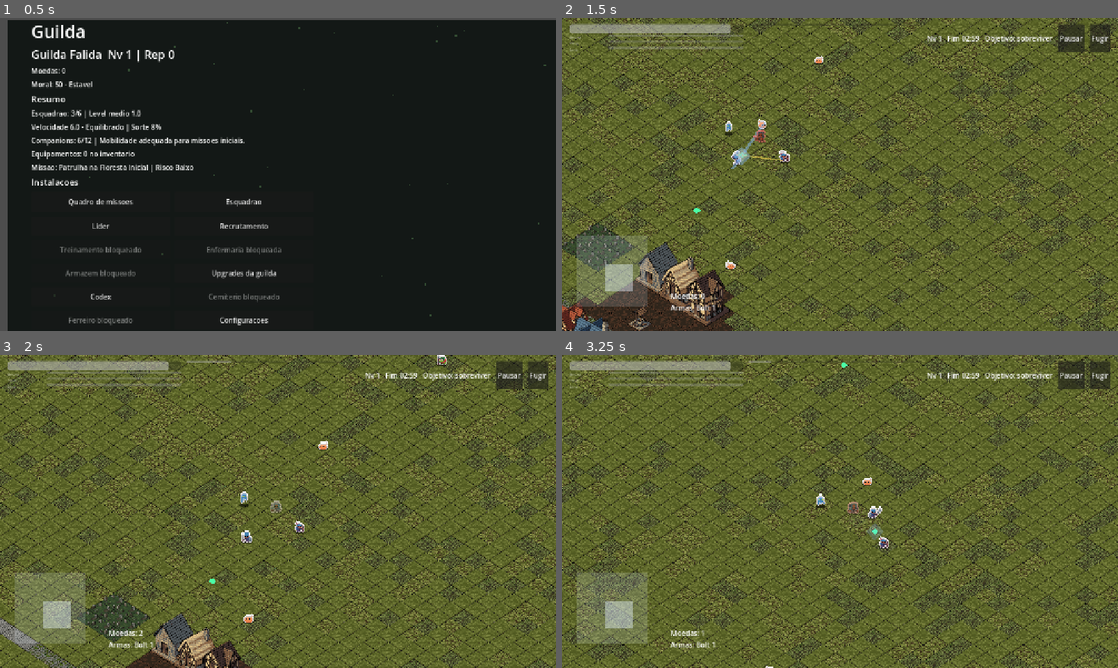
Above: before the commit, frames 1-4 (two rows, left to right).
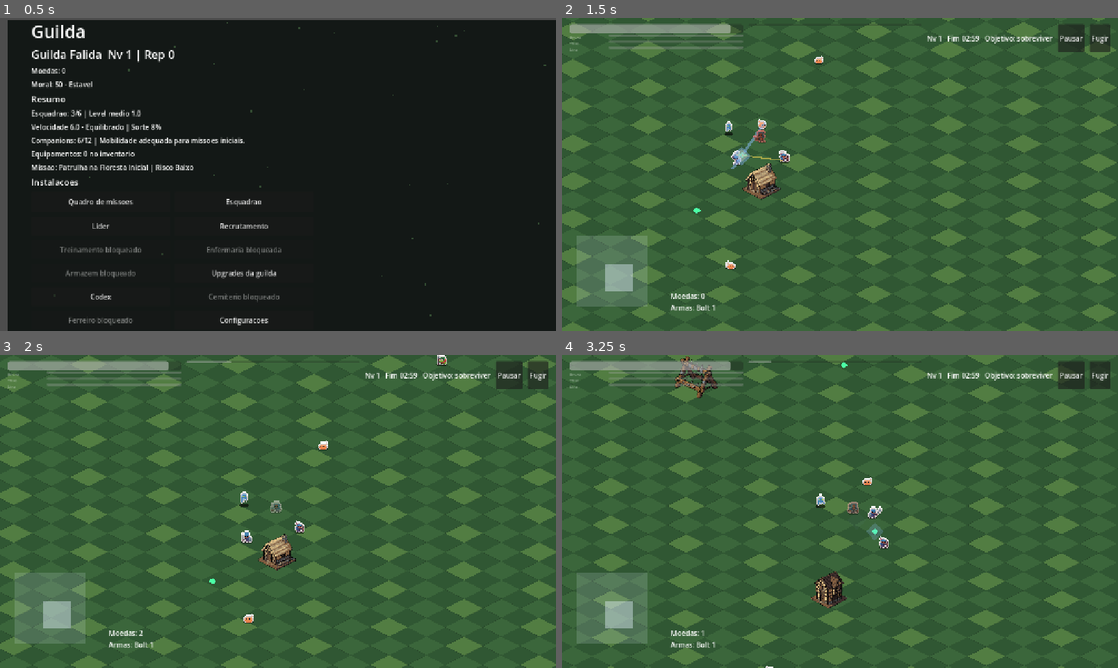
Above: after the commit, the same moments.

Repository: mspandrade/godot-ecos-do-prisma
Game: Godot game, scene res://scenes/ui/GuildScene.tscn
The game is run twice, just before and just after one commit, with the same random seed, the same clock (stepped at 60 frames per second) and the same inputs.
Inputs:
- Up to frame 1 (0.5 s): no input
- Up to frame 2 (1.5 s): click "Quadro de missoes" at 0.5 s; click "Iniciar" at 1.25 s
- Up to frame 3 (2 s): no input
- Up to frame 4 (3.25 s): click "Pausar" at 2 s; click "Reiniciar" at 2.75 s

Frame 1 is identical in both runs. In frame 2, 91% of the frame differs, in the area x 0-100%, y 0-100%; in frame 3, 90%; in frame 4, 91%.

Commit message:
Add defense contract and dedicated zone maps

Diff:
--- a/scenes/Game.tscn
+++ b/scenes/Game.tscn
@@ -221,7 +221,10 @@
 projectile_scene = ExtResource("8")
 xp_orb_scene = ExtResource("9")
 
+[node name="MapContainer" type="Node2D" parent="."]
+
 [node name="WorldFloor" type="Node2D" parent="." unique_id=75694263]
+visible = false
 y_sort_enabled = true
 
 [node name="TileMapLayer" type="TileMapLayer" parent="WorldFloor" unique_id=460717824]
--- /dev/null
+++ b/scenes/maps/AncientRuinsMap.tscn
@@ -0,0 +1,31 @@
+[gd_scene load_steps=5 format=3]
+
+[ext_resource type="Script" path="res://scripts/game/zone_map.gd" id="1"]
+[ext_resource type="Texture2D" path="res://assets/tiles/objects/_combined_sources/castle_00.png" id="2"]
+[ext_resource type="Texture2D" path="res://assets/tiles/objects/_combined_sources/castle_02.png" id="3"]
+[ext_resource type="Texture2D" path="res://assets/tiles/objects/obstacles/obstacle_02.png" id="4"]
+
+[node name="AncientRuinsMap" type="Node2D"]
+script = ExtResource("1")
+ground_color = Color(0.31, 0.3, 0.25, 1)
+alternate_color = Color(0.36, 0.35, 0.29, 1)
+detail_color = Color(0.46, 0.43, 0.33, 1)
+ambient_color = Color(0.11, 0.1, 0.09, 1)
+accent_stride = 9
+
+[node name="RuinWest" type="Sprite2D" parent="."]
+position = Vector2(-730, -200)
+texture = ExtResource("2")
+scale = Vector2(0.9, 0.9)
+z_index = 4
+
+[node name="RuinEast" type="Sprite2D" parent="."]
+position = Vector2(690, 150)
+texture = ExtResource("3")
+scale = Vector2(0.88, 0.88)
+z_index = 4
+
+[node name="BrokenMarker" type="Sprite2D" parent="."]
+position = Vector2(230, -440)
+texture = ExtResource("4")
+z_index = 3
--- /dev/null
+++ b/scenes/maps/CursedGraveyardMap.tscn
@@ -0,0 +1,32 @@
+[gd_scene load_steps=4 format=3]
+
+[ext_resource type="Script" path="res://scripts/game/zone_map.gd" id="1"]
+[ext_resource type="Texture2D" path="res://assets/tiles/objects/back/castles/castle_back_01.png" id="2"]
+[ext_resource type="Texture2D" path="res://assets/tiles/objects/obstacles/obstacle_02.png" id="3"]
+
+[node name="CursedGraveyardMap" type="Node2D"]
+script = ExtResource("1")
+ground_color = Color(0.2, 0.22, 0.23, 1)
+alternate_color = Color(0.25, 0.26, 0.27, 1)
+detail_color = Color(0.34, 0.32, 0.37, 1)
+ambient_color = Color(0.07, 0.07, 0.1, 1)
+accent_stride = 7
+
+[node name="Chapel" type="Sprite2D" parent="."]
+position = Vector2(-690, -260)
+texture = ExtResource("2")
+scale = Vector2(0.92, 0.92)
+modulate = Color(0.78, 0.8, 0.92, 1)
+z_index = 4
+
+[node name="TombEast" type="Sprite2D" parent="."]
+position = Vector2(650, 170)
+texture = ExtResource("3")
+modulate = Color(0.78, 0.8, 0.9, 1)
+z_index = 4
+
+[node name="TombSouth" type="Sprite2D" parent="."]
+position = Vector2(-290, 470)
+texture = ExtResource("3")
+modulate = Color(0.7, 0.72, 0.85, 1)
+z_index = 4
--- /dev/null
+++ b/scenes/maps/DemonGateMap.tscn
@@ -0,0 +1,25 @@
+[gd_scene load_steps=4 format=3]
+
+[ext_resource type="Script" path="res://scripts/game/zone_map.gd" id="1"]
+[ext_resource type="Texture2D" path="res://assets/tiles/objects/_combined_sources/castle_01.png" id="2"]
+[ext_resource type="Texture2D" path="res://assets/tiles/objects/obstacles/obstacle_01.png" id="3"]
+
+[node name="DemonGateMap" type="Node2D"]
+script = ExtResource("1")
+ground_color = Color(0.28, 0.13, 0.12, 1)
+alternate_color = Color(0.34, 0.16, 0.13, 1)
+detail_color = Color(0.53, 0.22, 0.14, 1)
+ambient_color = Color(0.1, 0.04, 0.05, 1)
+accent_stride = 6
+
+[node name="GateWest" type="Sprite2D" parent="."]
+position = Vector2(-720, -230)
+texture = ExtResource("2")
+modulate = Color(0.85, 0.48, 0.4, 1)
+z_index = 4
+
+[node name="AshEast" type="Sprite2D" parent="."]
+position = Vector2(720, 190)
+texture = ExtResource("3")
+modulate = Color(0.94, 0.42, 0.23, 1)
+z_index = 4
--- /dev/null
+++ b/scenes/maps/DemonKeepMap.tscn
@@ -0,0 +1,27 @@
+[gd_scene load_steps=4 format=3]
+
+[ext_resource type="Script" path="res://scripts/game/zone_map.gd" id="1"]
+[ext_resource type="Texture2D" path="res://assets/tiles/objects/_combined_sources/castle_00.png" id="2"]
+[ext_resource type="Texture2D" path="res://assets/tiles/objects/_combined_sources/castle_03.png" id="3"]
+
+[node name="DemonKeepMap" type="Node2D"]
+script = ExtResource("1")
+ground_color = Color(0.16, 0.12, 0.15, 1)
+alternate_color = Color(0.22, 0.14, 0.18, 1)
+detail_color = Color(0.39, 0.18, 0.2, 1)
+ambient_color = Color(0.05, 0.03, 0.05, 1)
+accent_stride = 8
+
+[node name="FortressWest" type="Sprite2D" parent="."]
+position = Vector2(-770, -215)
+texture = ExtResource("2")
+modulate = Color(0.74, 0.46, 0.54, 1)
+scale = Vector2(1.05, 1.05)
+z_index = 4
+
+[node name="FortressEast" type="Sprite2D" parent="."]
+position = Vector2(730, 155)
+texture = ExtResource("3")
+modulate = Color(0.76, 0.42, 0.46, 1)
+scale = Vector2(1.02, 1.02)
+z_index = 4
--- /dev/null
+++ b/scenes/maps/DemonThroneMap.tscn
@@ -0,0 +1,32 @@
+[gd_scene load_steps=4 format=3]
+
+[ext_resource type="Script" path="res://scripts/game/zone_map.gd" id="1"]
+[ext_resource type="Texture2D" path="res://assets/tiles/objects/back/castles/castle_back_03.png" id="2"]
+[ext_resource type="Texture2D" path="res://assets/tiles/objects/_combined_sources/castle_02.png" id="3"]
+
+[node name="DemonThroneMap" type="Node2D"]
+script = ExtResource("1")
+ground_color = Color(0.12, 0.08, 0.11, 1)
+alternate_color = Color(0.19, 0.09, 0.14, 1)
+detail_color = Color(0.48, 0.1, 0.19, 1)
+ambient_color = Color(0.03, 0.02, 0.04, 1)
+accent_stride = 5
+
+[node name="ThroneBackdrop" type="Sprite2D" parent="."]
+position = Vector2(0, -520)
+texture = ExtResource("2")
+modulate = Color(0.82, 0.28, 0.38, 1)
+scale = Vector2(1.2, 1.2)
+z_index = 4
+
+[node name="PillarWest" type="Sprite2D" parent="."]
+position = Vector2(-700, -60)
+texture = ExtResource("3")
+modulate = Color(0.64, 0.2, 0.31, 1)
+z_index = 4
+
+[node name="PillarEast" type="Sprite2D" parent="."]
+position = Vector2(700, 100)
+texture = ExtResource("3")
+modulate = Color(0.64, 0.2, 0.31, 1)
+z_index = 4
--- /dev/null
+++ b/scenes/maps/InitialForestMap.tscn
@@ -0,0 +1,31 @@
+[gd_scene load_steps=5 format=3]
+
+[ext_resource type="Script" path="res://scripts/game/zone_map.gd" id="1"]
+[ext_resource type="Texture2D" path="res://assets/tiles/objects/village/village_house_00.png" id="2"]
+[ext_resource type="Texture2D" path="res://assets/tiles/objects/village/village_house_02.png" id="3"]
+[ext_resource type="Texture2D" path="res://assets/tiles/objects/obstacles/obstacle_00.png" id="4"]
+
+[node name="InitialForestMap" type="Node2D"]
+script = ExtResource("1")
+ground_color = Color(0.19, 0.34, 0.2, 1)
+alternate_color = Color(0.23, 0.4, 0.23, 1)
+detail_color = Color(0.32, 0.49, 0.26, 1)
+ambient_color = Color(0.08, 0.14, 0.1, 1)
+accent_stride = 8
+
+[node name="VillageHouseWest" type="Sprite2D" parent="."]
+position = Vector2(-670, -190)
+texture = ExtResource("2")
+scale = Vector2(0.8, 0.8)
+z_index = 4
+
+[node name="VillageHouseEast" type="Sprite2D" parent="."]
+position = Vector2(750, 215)
+texture = ExtResource("3")
+scale = Vector2(0.78, 0.78)
+z_index = 4
+
+[node name="ForestStone" type="Sprite2D" parent="."]
+position = Vector2(410, -330)
+texture = ExtResource("4")
+z_index = 3
--- /dev/null
+++ b/scenes/maps/PoisonSwampMap.tscn
@@ -0,0 +1,31 @@
+[gd_scene load_steps=4 format=3]
+
+[ext_resource type="Script" path="res://scripts/game/zone_map.gd" id="1"]
+[ext_resource type="Texture2D" path="res://assets/tiles/objects/obstacles/obstacle_00.png" id="2"]
+[ext_resource type="Texture2D" path="res://assets/tiles/objects/obstacles/obstacle_03.png" id="3"]
+
+[node name="PoisonSwampMap" type="Node2D"]
+script = ExtResource("1")
+ground_color = Color(0.18, 0.27, 0.17, 1)
+alternate_color = Color(0.25, 0.33, 0.17, 1)
+detail_color = Color(0.39, 0.45, 0.16, 1)
+ambient_color = Color(0.07, 0.11, 0.08, 1)
+accent_stride = 5
+
+[node name="SwampGrowthWest" type="Sprite2D" parent="."]
+position = Vector2(-650, -170)
+texture = ExtResource("2")
+modulate = Color(0.64, 0.82, 0.48, 1)
+z_index = 4
+
+[node name="SwampGrowthEast" type="Sprite2D" parent="."]
+position = Vector2(760, 240)
+texture = ExtResource("3")
+modulate = Color(0.62, 0.76, 0.4, 1)
+z_index = 4
+
+[node name="SwampGrowthNorth" type="Sprite2D" parent="."]
+position = Vector2(90, -520)
+texture = ExtResource("2")
+modulate = Color(0.72, 0.86, 0.48, 1)
+z_index = 3
--- /dev/null
+++ b/scenes/maps/WolfCaveMap.tscn
@@ -0,0 +1,30 @@
+[gd_scene load_steps=4 format=3]
+
+[ext_resource type="Script" path="res://scripts/game/zone_map.gd" id="1"]
+[ext_resource type="Texture2D" path="res://assets/tiles/objects/obstacles/obstacle_01.png" id="2"]
+[ext_resource type="Texture2D" path="res://assets/tiles/objects/obstacles/obstacle_03.png" id="3"]
+
+[node name="WolfCaveMap" type="Node2D"]
+script = ExtResource("1")
+ground_color = Color(0.17, 0.18, 0.2, 1)
+alternate_color = Color(0.21, 0.22, 0.24, 1)
+detail_color = Color(0.29, 0.3, 0.31, 1)
+ambient_color = Color(0.05, 0.06, 0.08, 1)
+accent_stride = 6
+
+[node name="RockNorth" type="Sprite2D" parent="."]
+position = Vector2(-590, -290)
+texture = ExtResource("2")
+scale = Vector2(1.25, 1.25)
+z_index = 4
+
+[node name="RockEast" type="Sprite2D" parent="."]
+position = Vector2(710, 170)
+texture = ExtResource("3")
+scale = Vector2(1.15, 1.15)
+z_index = 4
+
+[node name="RockSouth" type="Sprite2D" parent="."]
+position = Vector2(-200, 500)
+texture = ExtResource("2")
+z_index = 4
--- a/scripts/core/game_data.gd
+++ b/scripts/core/game_data.gd
@@ -117,6 +117,37 @@
 			"enemy_damage_multiplier": 1.02,
 			"xp_multiplier": 1.08,
 			"coin_multiplier": 1.1
+		}
+	},
+	"initial_forest_defense": {
+		"id": "initial_forest_defense",
+		"name": "Defesa do Marco da Floresta",
+		"zone": "initial_forest",
+		"zone_name": "Floresta Inicial",
+		"recommended_level": 2,
+		"coin_reward": 125,
+		"xp_reward": 48,
+		"reputation_reward": 5,
+		"material_rewards": {"forest_herbs": 3},
+		"equipment_reward_chance": 0.42,
+		"enemies": ["goblins", "slimes agressivos"],
+		"objective": "Proteger o marco da guilda ate a patrulha terminar.",
+		"risk": "Medio",
+		"unlocked": true,
+		"combat": {
+			"objective_type": "defense",
+			"target_defense_health": 160,
+			"duration_seconds": 150.0,
+			"completion_coin_reward": 125,
+			"wave_offset": 1,
+			"spawn_amount_bonus": 2,
+			"spawn_interval_multiplier": 0.9,
+			"boss_interval": 135.0,
+			"enemy_health_multiplier": 1.08,
+			"enemy_speed_multiplier": 1.04,
+			"enemy_damage_multiplier": 1.08,
+			"xp_multiplier": 1.12,
+			"coin_multiplier": 1.14
 		}
 	},
 	"wolf_cave_scout": {
@@ -1376,11 +1407,14 @@
 	var defaults := {
 		"mission_id": str(mission.get("id", selected_mission_id)),
 		"mission_name": str(mission.get("name", "")),
+		"zone_id": str(mission.get("zone", "initial_forest")),
+		"map_scene": get_zone_map_scene_path(str(mission.get("zone", "initial_forest"))),
 		"recommended_level": int(mission.get("recommended_level", 1)),
 		"objective_type": "survive",
 		"target_kills": 0,
 		"target_bosses": 0,
 		"target_resources": 0,
+		"target_defense_health": 0,
 		"duration_seconds": 180.0,
 		"completion_coin_reward": int(mission.get("coin_reward", 0)),
 		"wave_offset": 0,
@@ -1399,6 +1433,24 @@
 		if not profile.has(key):
 			profile[key] = defaults[key]
 	return profile
+
+func get_zone_map_scene_path(zone_id: String) -> String:
+	match zone_id:
+		"wolf_cave":
+			return "res://scenes/maps/WolfCaveMap.tscn"
+		"ancient_ruins":
+			return "res://scenes/maps/AncientRuinsMap.tscn"
+		"poison_swamp":
+			return "res://scenes/maps/PoisonSwampMap.tscn"
+		"cursed_graveyard":
+			return "res://scenes/maps/CursedGraveyardMap.tscn"
+		"demon_gate":
+			return "res://scenes/maps/DemonGateMap.tscn"
+		"demon_keep":
+			return "res://scenes/maps/DemonKeepMap.tscn"
+		"demon_throne":
+			return "res://scenes/maps/DemonThroneMap.tscn"
+	return "res://scenes/maps/InitialForestMap.tscn"
 
 func apply_mission_result(mission_id: String, result_reason: String) -> Dictionary:
 	_ensure_guild_defaults()
--- /dev/null
+++ b/scripts/game/defense_objective.gd
@@ -0,0 +1,71 @@
+extends Node2D
+class_name DefenseObjective
+
+signal health_changed(current: float, maximum: float)
+signal destroyed
+
+@export var max_health := 180.0
+@export var contact_radius := 62.0
+@export var damage_tick_seconds := 0.55
+
+var health := 180.0
+var _damage_tick := 0.0
+
+func _ready() -> void:
+	add_to_group("heroes")
+	health = max_health
+	queue_redraw()
+	health_changed.emit(health, max_health)
+
+func setup(value: float) -> void:
+	max_health = maxf(1.0, value)
+	health = max_health
+	health_changed.emit(health, max_health)
+	queue_redraw()
+
+func _process(delta: float) -> void:
+	if health <= 0.0:
+		return
+	_damage_tick = maxf(0.0, _damage_tick - delta)
+	if _damage_tick > 0.0:
+		return
+	var highest_damage := 0.0
+	for enemy in get_tree().get_nodes_in_group("enemies"):
+		if not is_instance_valid(enemy) or not bool(enemy.get("is_active")):
+			continue
+		if enemy.global_position.distance_to(global_position) <= contact_radius and enemy.has_method("get_contact_damage"):
+			if enemy.has_method("play_attack_animation"):
+				enemy.play_attack_animation()
+			highest_damage = maxf(highest_damage, float(enemy.get_contact_damage()))
+	if highest_damage > 0.0:
+		_damage_tick = damage_tick_seconds
+		take_damage(highest_damage)
+
+func _draw() -> void:
+	var base := Color(0.16, 0.25, 0.34, 0.9)
+	var ward := Color(0.45, 0.8, 1.0, 0.85)
+	var core := Color(0.9, 0.98, 1.0, 0.95)
+	draw_circle(Vector2(0, 8), 42.0, Color(0, 0, 0, 0.18))
+	draw_polygon(PackedVector2Array([
+		Vector2(0, -58),
+		Vector2(30, -22),
+		Vector2(22, 30),
+		Vector2(0, 48),
+		Vector2(-22, 30),
+		Vector2(-30, -22)
+	]), PackedColorArray([ward, base, base, ward, base, base]))
+	draw_circle(Vector2.ZERO, 14.0, core)
+	draw_arc(Vector2.ZERO, contact_radius, 0.0, TAU, 48, Color(0.55, 0.9, 1.0, 0.24), 2.0)
+
+func take_damage(amount: float) -> void:
+	if health <= 0.0:
+		return
+	health = maxf(0.0, health - maxf(1.0, amount))
+	health_changed.emit(health, max_health)
+	queue_redraw()
+	if health <= 0.0:
+		remove_from_group("heroes")
+		destroyed.emit()
+
+func is_damage_target() -> bool:
+	return health > 0.0 and visible
--- a/scripts/game/game_manager.gd
+++ b/scripts/game/game_manager.gd
@@ -6,6 +6,7 @@
 @export var flee_channel_seconds := 5.0
 
 const ScenePoolScript := preload("res://scripts/core/scene_pool.gd")
+const DefenseObjectiveScript := preload("res://scripts/game/defense_objective.gd")
 
 var run_state := RunState.new()
 var projectile_pool := ScenePoolScript.new()
@@ -21,8 +22,10 @@
 var boss_kill_count := 0
 var resource_count := 0
 var bestiary_kills := {}
+var defense_objective: Node
 
 @onready var player: Player = $Player
+@onready var map_container: Node2D = $MapContainer
 @onready var camera: CameraController = $Camera2D
 @onready var spawner: EnemySpawner = $EnemySpawner
 @onready var weapons: WeaponSystem = $WeaponSystem
@@ -43,6 +46,8 @@
 	player.setup(run_state)
 	camera.set_target(player)
 	mission_profile = GameData.get_selected_mission_combat_profile()
+	_load_mission_map()
+	_setup_defense_objective()
 	mission_duration = float(mission_profile.get("duration_seconds", mission_duration))
 	spawner.configure_mission(mission_profile)
 	spawner.setup(player)
@@ -59,6 +64,20 @@
 	level_choices.hide()
 	companion_choices.hide()
 
+func _load_mission_map() -> void:
+	for child in map_container.get_children():
+		child.queue_free()
+	var map_path := str(mission_profile.get("map_scene", ""))
+	if map_path.is_empty() or not ResourceLoader.exists(map_path):
+		$WorldFloor.visible = true
+		return
+	var packed_map := load(map_path) as PackedScene
+	if not packed_map:
+		$WorldFloor.visible = true
+		return
+	map_container.add_child(packed_map.instantiate())
+	$WorldFloor.visible = false
+
 func _process(delta: float) -> void:
 	if run_finished:
 		return
@@ -72,7 +91,19 @@
 		_finish_run(_mission_timeout_result())
 
 func _mission_timeout_result() -> String:
-	return "vitoria" if str(mission_profile.get("objective_type", "survive")) == "survive" else "derrota"
+	var objective_type := str(mission_profile.get("objective_type", "survive"))
+	return "vitoria" if objective_type in ["survive", "defense"] else "derrota"
+
+func _setup_defense_objective() -> void:
+	if str(mission_profile.get("objective_type", "survive")) != "defense":
+		return
+	defense_objective = DefenseObjectiveScript.new()
+	defense_objective.name = "DefenseObjective"
+	defense_objective.global_position = Vector2(220, 90)
+	add_child(defense_objective)
+	defense_objective.setup(float(mission_profile.get("target_defense_health", 160.0)))
+	defense_objective.health_changed.connect(func(current: float, maximum: float): _update_defense_objective_hud(current, maximum))
+	defense_objective.destroyed.connect(func(): _finish_run("derrota"))
 
 func _process_flee(delta: float) -> void:
 	if not flee_pending:
@@ -132,8 +163,13 @@
 		hud.call("set_objective", objective_type, boss_kill_count, int(mission_profile.get("target_bosses", 1)))
 	elif objective_type == "collect_resources":
 		hud.call("set_objective", objective_type, resource_count, int(mission_profile.get("target_resources", 1)))
+	elif objective_type == "defense" and is_instance_valid(defense_objective):
+		_update_defense_objective_hud(defense_objective.health, defense_objective.max_health)
 	else:
 		hud.call("set_objective", objective_type, kill_count, int(mission_profile.get("target_kills", 0)))
+
+func _update_defense_objective_hud(current: float, maximum: float) -> void:
+	hud.call("set_objective", "defense", int(ceil(current)), int(ceil(maximum)))
 
 func _roll_combat_equipment_drop(xp_value: int, coin_value: int) -> void:
 	var chance: float = minf(0.08, 0.001 + xp_value * 0.0015 + coin_value * 0.0004)
--- /dev/null
+++ b/scripts/game/zone_map.gd
@@ -0,0 +1,32 @@
+extends Node2D
+class_name ZoneMap
+
+@export var ground_color := Color("#36553a")
+@export var alternate_color := Color("#3d6041")
+@export var detail_color := Color("#71945b")
+@export var ambient_color := Color("#20322b")
+@export var tile_radius := 30
+@export var accent_stride := 7
+
+const TILE_HALF := Vector2(48.0, 24.0)
+
+func _ready() -> void:
+	z_index = -20
+	queue_redraw()
+
+func _draw() -> void:
+	draw_rect(Rect2(-4200, -2600, 8400, 5200), ambient_color)
+	for x in range(-tile_radius, tile_radius + 1):
+		for y in range(-tile_radius, tile_radius + 1):
+			var center := Vector2((x - y) * TILE_HALF.x, (x + y) * TILE_HALF.y)
+			var color := alternate_color if (x + y) % 2 == 0 else ground_color
+			if accent_stride > 0 and abs((x * 11 + y * 17) % accent_stride) == 0:
+				color = detail_color
+			var diamond := PackedVector2Array([
+				center + Vector2(0, -TILE_HALF.y),
+				center + Vector2(TILE_HALF.x, 0),
+				center + Vector2(0, TILE_HALF.y),
+				center + Vector2(-TILE_HALF.x, 0)
+			])
+			draw_colored_polygon(diamond, color)
+			draw_polyline(diamond, color.darkened(0.14), 1.0)
--- a/scripts/ui/hud.gd
+++ b/scripts/ui/hud.gd
@@ -92,6 +92,8 @@
 		objective_label.text = "Chefes: %d/%d" % [current, target]
 	elif objective_type == "collect_resources" and target > 0:
 		objective_label.text = "Suprimentos: %d/%d" % [current, target]
+	elif objective_type == "defense" and target > 0:
+		objective_label.text = "Defesa: %d/%d" % [current, target]
 	else:
 		objective_label.text = "Objetivo: sobreviver"
 
--- a/scripts/ui/mission_select.gd
+++ b/scripts/ui/mission_select.gd
@@ -123,6 +123,8 @@
 		return "derrotar %d chefe" % int(combat.get("target_bosses", 1))
 	if str(combat.get("objective_type", "survive")) == "collect_resources":
 		return "coletar %d suprimentos" % int(combat.get("target_resources", 1))
+	if str(combat.get("objective_type", "survive")) == "defense":
+		return "defender %d vida" % int(combat.get("target_defense_health", 1))
 	return "sobreviver ao timer"
 
 func _format_material_rewards(rewards: Dictionary) -> String:
--- a/tests/test_runner.gd
+++ b/tests/test_runner.gd
@@ -7,6 +7,7 @@
 const CompanionScene := preload("res://scenes/Companion.tscn")
 const CompanionManagerScript := preload("res://scripts/game/companion_manager.gd")
 const EnemySpawnerScript := preload("res://scripts/game/enemy_spawner.gd")
+const DefenseObjectiveScript := preload("res://scripts/game/defense_objective.gd")
 const ScenePoolScript := preload("res://scripts/core/scene_pool.gd")
 const PoolItemScript := preload("res://tests/pool_item.gd")
 
@@ -56,7 +57,9 @@
 	_test_mission_readiness_uses_squad_and_unlocks()
 	_test_fast_travel_zone_unlocks()
 	_test_selected_mission_combat_profile()
+	_test_zone_map_scene_routing()
 	_test_resource_collection_mission_profile()
+	_test_defense_mission_profile()
 	_test_mission_victory_rewards_progression()
 	_test_optional_boss_mission_progression()
 	_test_late_game_mission_progression()
@@ -579,6 +582,33 @@
 	_assert_true((cave["enemy_sprites"] as Array).has("bat_purple"), "Mission combat profile carries zone enemy sprites")
 	data.free()
 
+func _test_zone_map_scene_routing() -> void:
+	var data: Node = GameDataScript.new()
+	data.guild["unlocked_zones"] = ["initial_forest", "wolf_cave", "ancient_ruins", "poison_swamp", "cursed_graveyard", "demon_gate", "demon_keep", "demon_throne"]
+	var expected := {
+		"initial_forest_survival": "InitialForestMap.tscn",
+		"wolf_cave_scout": "WolfCaveMap.tscn",
+		"ancient_ruins_contract": "AncientRuinsMap.tscn",
+		"poison_swamp_purge": "PoisonSwampMap.tscn",
+		"cursed_graveyard_hunt": "CursedGraveyardMap.tscn",
+		"demon_gate_assault": "DemonGateMap.tscn",
+		"demon_king_vanguard": "DemonKeepMap.tscn",
+		"demon_king_final": "DemonThroneMap.tscn"
+	}
+	for mission_id in expected.keys():
+		_assert_true(data.select_mission(str(mission_id)), "Unlocked mission can select its map")
+		var profile: Dictionary = data.get_selected_mission_combat_profile()
+		var map_scene := str(profile["map_scene"])
+		_assert_true(map_scene.ends_with(str(expected[mission_id])), "Mission routes to its dedicated map scene")
+		_assert_true(ResourceLoader.exists(map_scene), "Dedicated map scene resource exists")
+		var packed_map := load(map_scene) as PackedScene
+		_assert_true(packed_map != null, "Dedicated map scene loads as a packed scene")
+		if packed_map:
+			var instance := packed_map.instantiate()
+			_assert_true(instance != null, "Dedicated map scene can be instantiated")
+			instance.free()
+	data.free()
+
 func _test_resource_collection_mission_profile() -> void:
 	var data: Node = GameDataScript.new()
 	_assert_true(data.select_mission("initial_forest_gathering"), "Resource contract is available in the initial zone")
@@ -587,6 +617,23 @@
 	_assert_eq(profile["target_resources"], 45, "Resource contract exposes required pickup count")
 	var result: Dictionary = data.apply_mission_result("initial_forest_gathering", "vitoria")
 	_assert_true((result["material_rewards"] as Array).has("Ervas da Floresta x4"), "Resource contract grants extra regional materials")
+	data.free()
+
+func _test_defense_mission_profile() -> void:
+	var data: Node = GameDataScript.new()
+	_assert_true(data.select_mission("initial_forest_defense"), "Defense contract is available in the initial zone")
+	var profile: Dictionary = data.get_selected_mission_combat_profile()
+	_assert_eq(profile["objective_type"], "defense", "Defense contract uses defense objective")
+	_assert_eq(profile["target_defense_health"], 160, "Defense contract exposes objective health")
+	var objective: Node = DefenseObjectiveScript.new()
+	var destroyed := {"value": false}
+	objective.destroyed.connect(func(): destroyed["value"] = true)
+	objective.setup(40.0)
+	objective.take_damage(15.0)
+	_assert_eq(int(objective.health), 25, "Defense objective can take damage")
+	objective.take_damage(40.0)
+	_assert_true(bool(destroyed["value"]), "Defense objective emits destroyed when health reaches zero")
+	objective.free()
 	data.free()
 
 func _test_mission_victory_rewards_progression() -> void:
Not shown, added: scripts/game/defense_objective.gd.uid
Not shown, added: scripts/game/zone_map.gd.uid
Not shown, changed: IMPLEMENTATION_STATUS.md
